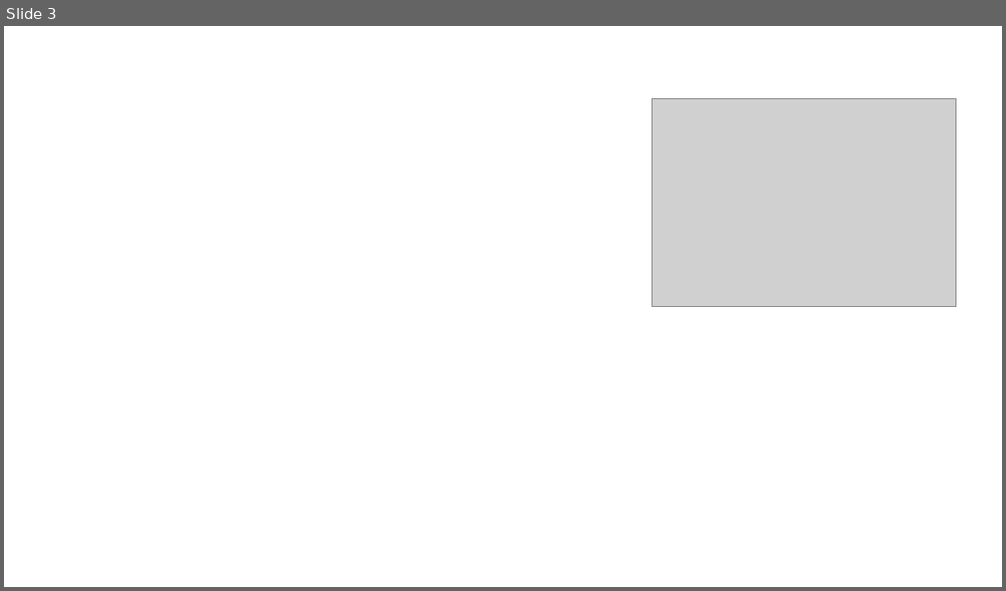
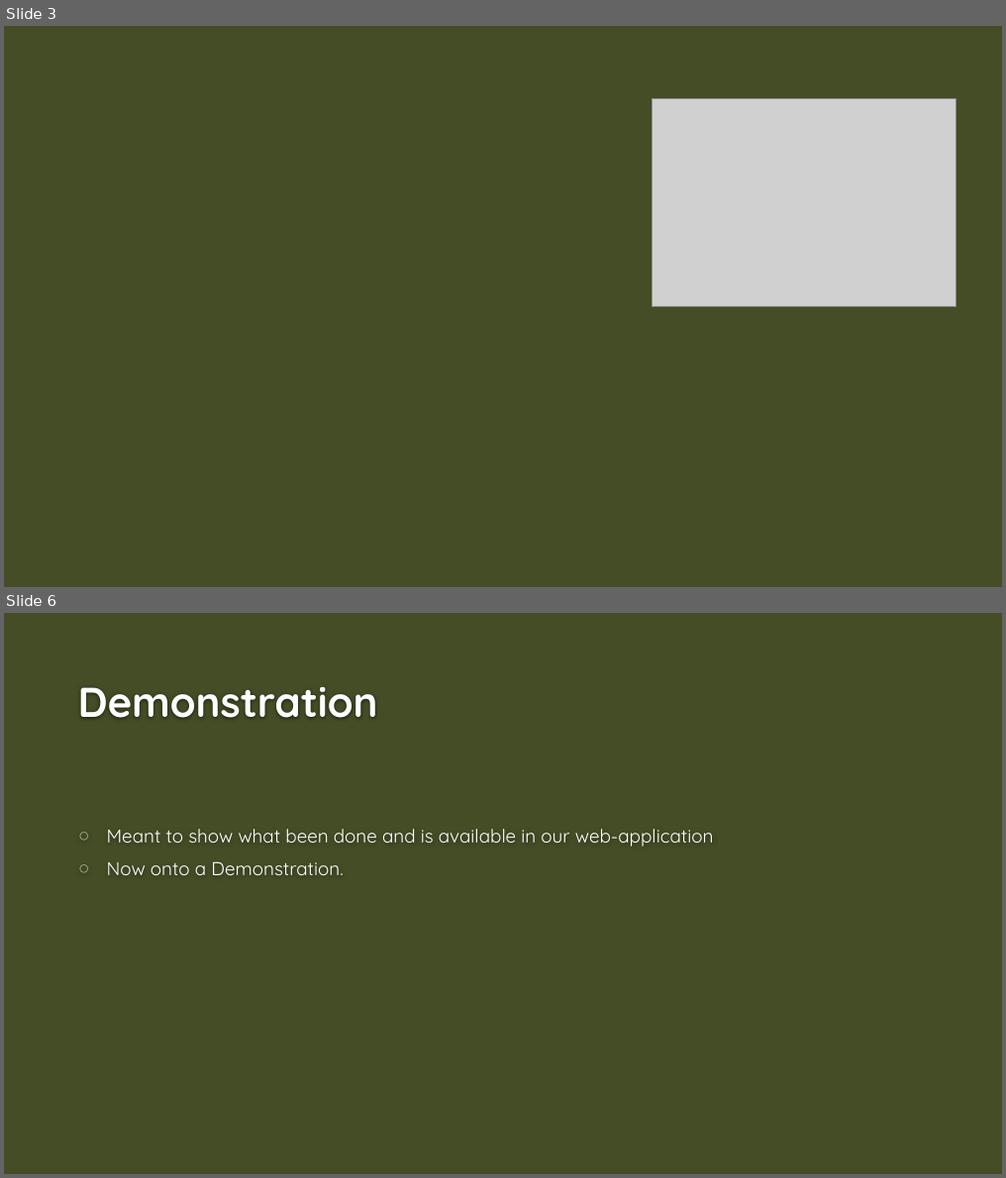
Before and after one commit to Dwaddle26/EncryptNotes, a slide deck: Phase 3 Documentation/Team_2_Presentation_3.pptx. Shown one above the other, each under a label of ours: slide 3 before the commit, slides 3 and 6 after it; the slides between them are not shown. The pictures are 1006x591 and 1006x1178 pixels, drawn with LibreOffice and Linux fonts; fonts in the diff are those of the drawing; grey boxes stand for pictures; background and template pictures are left out. Boxes give left, top, right and bottom in pixels: in the first picture for what was removed or moved away, otherwise in the second. Text is boxed around its words. In the diff, an @@ line names an element or a change of style, - is before the commit and + after.

```diff
--- a/Phase 3 Documentation/Team_2_Presentation_3.pptx
+++ b/Phase 3 Documentation/Team_2_Presentation_3.pptx
@@ slide 6 added at [4,613,1002,1174], background #444D26 @@
@@ title added at [78,687,378,718], 40 pt, text #FEFEFE, bold @@
+Demonstration
@@ text added at [107,829,714,875], 18 pt, text #FFFFFF @@
+○ Meant to show what been done and is available in our web-application
+○ Now onto a Demonstration.
@@ slide 3 changed as well @@
@@ background #FFFFFF to #444D26 @@
```
Also in this commit, not shown: 2 other slides changed, 3 other slides added, 7 slides removed, 7 other files.
